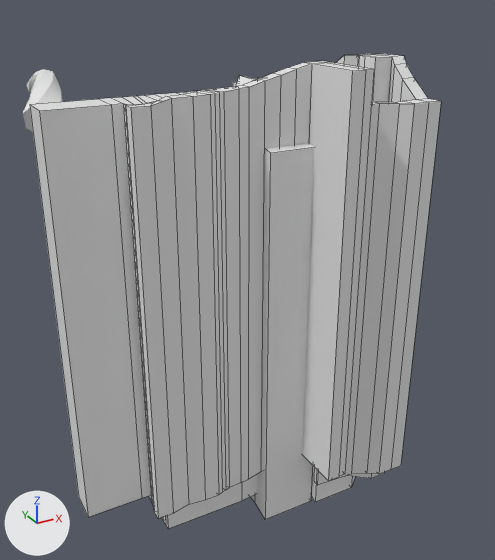
A saved change to the FBX model Assets/Blender/Environments/02-darkcave-environment.fbx.
Both versions are drawn from a 50 mm lens placed at (-344.0, -664.0, 145.0), pointed at (69.0, 87.0, -230.0). Arrows for +X, +Y and +Z are at lower left; the lights stay in place. The older version comes first. Mesh edges are drawn as thin lines on the coarser meshes. Vertices at exactly the same position are counted once.

Objects in the first picture: 'GlyphEnvironmentGroundB', 'GlyphEnvironmentSpikes', 'GlyphEnvironmentTubes'.
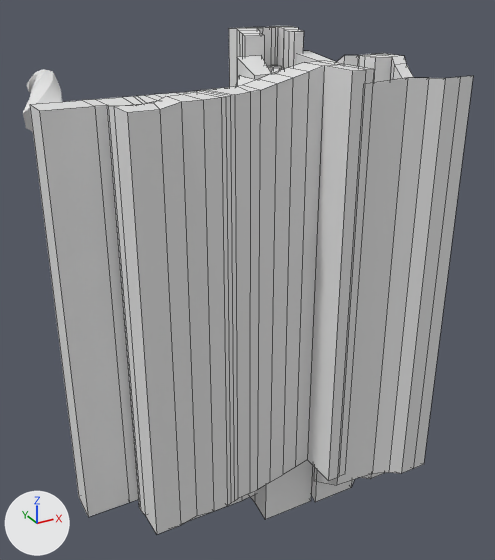
Changed parts and their boxes (x1, y1, x2, y2) in the pictures (495 x 560 px; the box of a moved part takes in the faces that stretch with it):
'GlyphEnvironmentSpikes', reshaped (8% wider, 9% taller): before (30, 53, 441, 519); after (30, 26, 473, 534)
'GlyphEnvironmentGroundB', reshaped (mostly hidden afterwards): before (149, 143, 384, 529); after (189, 65, 384, 521)
part 1 of me_cube_003, rebuilt (not visible before): after (268, 65, 284, 73)
part 2 of me_cube_005, added: after (229, 26, 304, 87)
part 3 of me_cube_005, moved or reshaped: before (59, 61, 441, 519); after (59, 61, 473, 534)
part 4 of me_cube_005, built on: after (237, 51, 336, 81)

What the commit changed:
me_cube_003 is used by ob_glyphenvironmentgroundb; location (0.0, 0.0, 0.0).
me_cube_003 had 395 vertices, 362 faces and spanned x -106.0..213.0, y -71.0..148.0, z -524.0..24.0.
me_cube_003 now has 403 vertices, 370 faces and spans x -106.0..213.0, y -71.0..146.0, z -524.0..41.0.
me_cube_003 part 1: the loose piece of 28 vertices spanning x 105.0..141.0, y 102.0..148.0, z -477.0..24.0 is rebuilt with 36 vertices and now spans x 110.0..144.0, y 95.0..146.0, z -465.0..41.0.
Other edits to the shape of me_cube_003 do not show in these pictures.
me_cube_005 is used by ob_glyphenvironmentspikes; location (0.0, 0.0, 0.0).
me_cube_005 had 372 vertices, 344 faces and spanned x -197.0..218.0, y -104.0..171.0, z -490.0..63.0.
me_cube_005 now has 452 vertices, 418 faces and spans x -197.0..218.0, y -128.0..171.0, z -490.0..88.0.
me_cube_005 part 2: a new loose piece of 56 vertices spanning x 87.0..177.0, y 119.0..171.0, z -420.0..88.0, in mat_material (white #e7e7e7).
Part 3, on me_cube_005:
8 faces are deleted.
26 vertices in x -103.0..107.0, y -37.0..-33.0, z -466.0..63.0 move by (0.0, -23.0, 0.0).
14 vertices in x -126.0..-112.0, y -6.0..59.0, z -471.0..32.0 move by (-17.0, 0.0, 0.0).
8 vertices in x 146.0..218.0, y -86.0..-68.0, z -479.0..21.0 move by (0.0, -42.0, 32.0).
4 vertices in x -35.0..-30.0, y -35.0..-34.0, z -459.0..41.0 move by (0.0, -24.0, 0.0).
8 vertices move from x -123.0..167.0, y -76.0..-19.0, z -482.0..34.0 to x -134.0..167.0, y -119.0..-19.0, z -466.0..53.0.
8 new faces join them.
Part 4, on me_cube_005:
8 vertices are removed from x 125.0..143.0, y 54.0..68.0, z -460.0..43.0.
10 faces are deleted.
4 vertices in x 171.0..173.0, y 55.0..137.0, z -482.0..18.0 move by (21.0, 0.0, 0.0).
16 vertices are added at x 67.0..198.0, y 52.0..128.0, z -465.0..-441.0.
16 new vertices lie (0.0, 0.0, 500.0) away from vertices in x 67.0..198.0, y 52.0..128.0, z -465.0..-441.0.
30 new faces join them.
